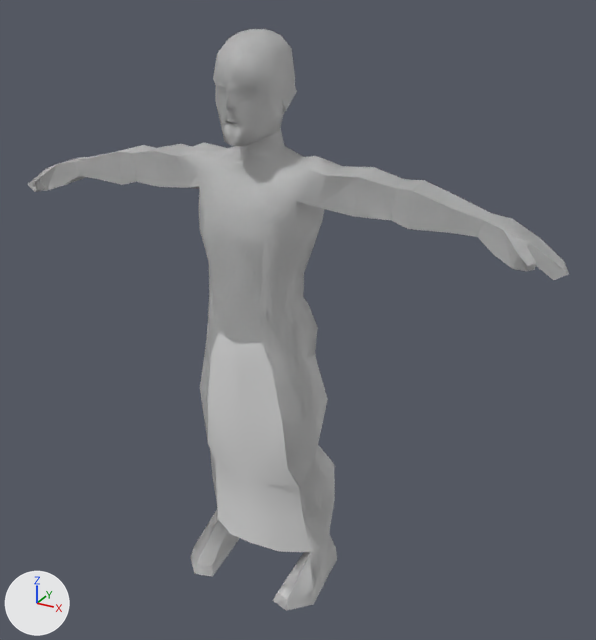
The FBX model media/anims_X/normal/TTRP_LazyBoy.fbx as it was, and as the next commit left it.
One viewpoint serves both versions: a 50 mm camera at (0.675, -1.061, 1.081) aimed at (0.053, 0.071, 0.515). Lighting does not change. The marker at lower left points along +X, +Y and +Z. Where no turn or scale is listed for an object, it has been applied to the vertices.

The older version as bpy lines, for what is in view:
```python
me_body = bpy.data.meshes.new('Body')
me_body.from_pydata(...)  # 470 vertices, 914 faces; spans x -0.493..0.493, y -0.06..0.122, z -0.001..0.98
me_body_nodress = bpy.data.meshes.new('Body_NoDress')
me_body_nodress.from_pydata(...)  # 416 vertices, 826 faces; spans x -0.493..0.493, y -0.06..0.107, z -0.001..0.98
ob_body_dress = bpy.data.objects.new('Body_Dress', me_body)
ob_body_dress.location = (0.0, 0.0, 0.005)
ob_body_nodress = bpy.data.objects.new('Body_NoDress', me_body_nodress)
ob_body_nodress.location = (0.0, 0.0, 0.005)
```
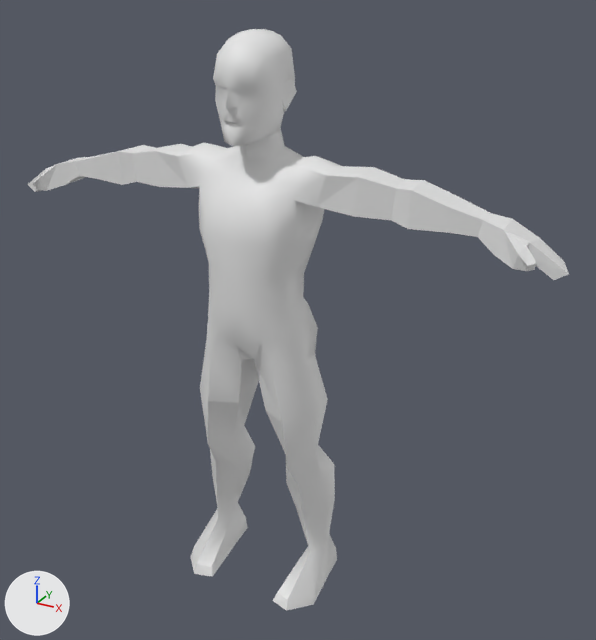
Boxes [x1, y1, x2, y2] around the edits, measured in the pictures (596 x 640 px):
'Body_Dress', deleted
    before: [208, 333, 310, 552]

Diff of the bpy script that builds the scene:
```diff
--- a/media/anims_X/normal/TTRP_LazyBoy.fbx.py
+++ b/media/anims_X/normal/TTRP_LazyBoy.fbx.py
@@ ob_body_dress @@
-ob_body_dress = bpy.data.objects.new('Body_Dress', me_body)
-ob_body_dress.location = (0.0, 0.0, 0.005)
```
